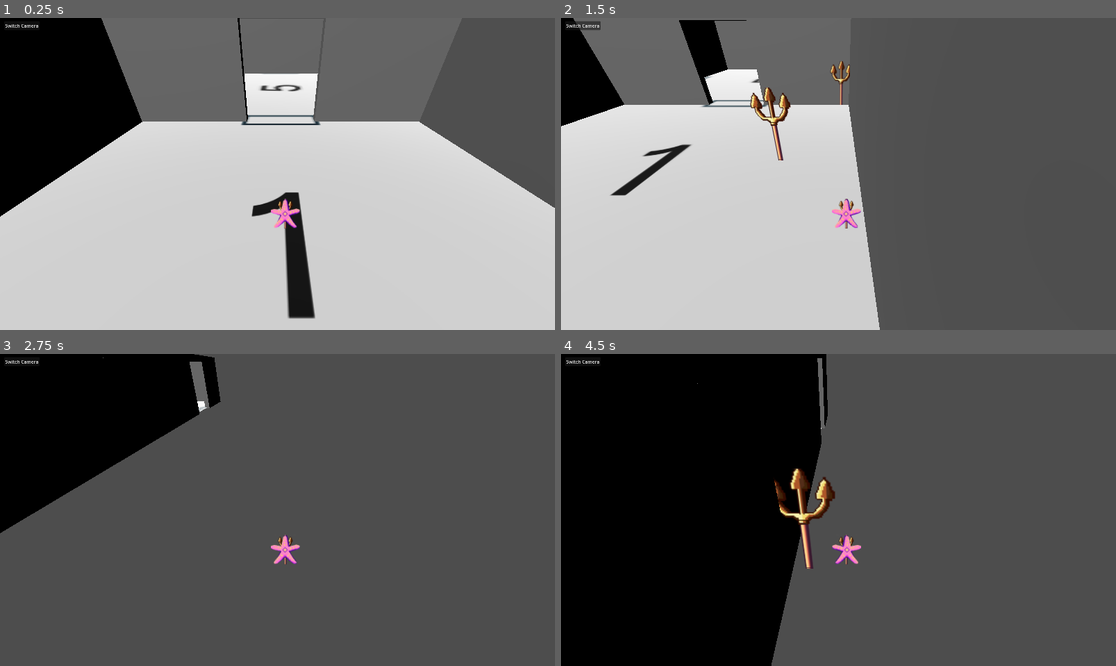
Above: before the commit, frames 1-4 (two rows, left to right).
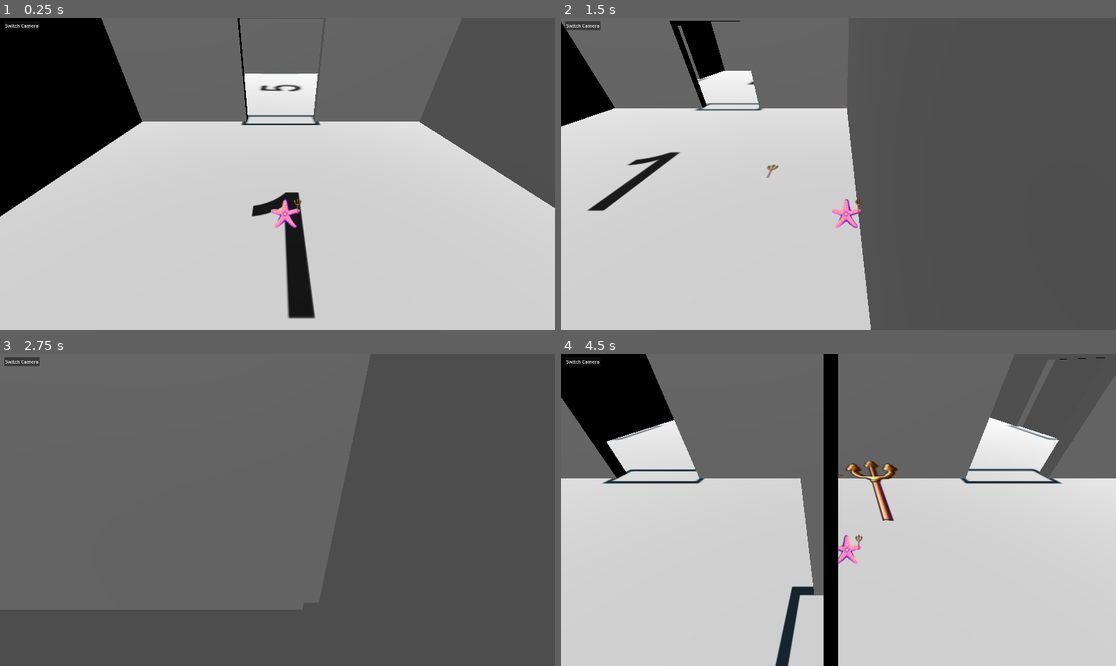
Above: after the commit, the same moments.

Repository: Team-C-623/koven_game
Game: Godot game, scene res://scenes/main3d.tscn
The game is run twice, just before and just after one commit, with the same random seed, the same clock (stepped at 60 frames per second) and the same inputs.
Inputs (mouse positions are in pixels of both pictures, inside the frame that each line leads up to):
- Up to frame 1 (0.25 s): no input
- Up to frame 2 (1.5 s): tap Enter at 0.5 s; move the mouse to (960, 158) at 0.52 s; hold D (right) 0.53-1.28 s; click (960, 158) at 0.67 s; move the mouse to (727, 189) at 1.27 s; hold S (down) from 1.28 s (still down); click (727, 189) at 1.42 s
- Up to frame 3 (2.75 s): move the mouse to (333, 441) at 2.02 s; release S (down) at 2.03 s; hold D (right) from 2.03 s (still down); click (333, 441) at 2.17 s
- Up to frame 4 (4.5 s): move the mouse to (810, 572) at 2.77 s; release D (right) at 2.78 s; hold W (up) 2.78-3.53 s; click (810, 572) at 2.92 s; move the mouse to (1005, 556) at 3.52 s; hold A (left) from 3.53 s (still down); click (1005, 556) at 3.67 s; move the mouse to (672, 463) at 4.27 s; click (672, 463) at 4.42 s

The runs differ from the first frame. In frame 1, less than 0.1% of the frame differs, in the area x 50-55%, y 57-68%; in frame 2, 3.9%; in frame 3, 15%; in frame 4, 77%, in the area x 0-100%, y 0-100%.

Commit message:
updated shooting

Diff:
--- a/scenes/player_3d.tscn
+++ b/scenes/player_3d.tscn
@@ -18,3 +18,4 @@
 texture = ExtResource("2_c7a2a")
 
 [node name="Wand" parent="." instance=ExtResource("3_re0oj")]
+transform = Transform3D(0.5, 0, 0, 0, 0.5, 0, 0, 0, 0.5, 0.41474, 0.254657, 0)
--- a/weapons/Flame.tscn
+++ b/weapons/Flame.tscn
@@ -8,6 +8,7 @@
 height = 1.01365
 
 [node name="Flame" type="CharacterBody3D"]
+transform = Transform3D(0.3, 0, 0, 0, 0.0024923, 0.29999, 0, -0.29999, 0.0024923, 0, 0, 0)
 script = ExtResource("1_bn3o8")
 
 [node name="flameicon" type="Sprite3D" parent="."]
--- a/weapons/wand.gd
+++ b/weapons/wand.gd
@@ -1,5 +1,6 @@
 extends Node3D
 
+@onready var wand: Node3D = $"."
 @onready var player_cam: Camera3D = $root/Main/Player/PlayerCam
 @onready var player: CharacterBody3D = $".."
 const FLAME = preload("res://weapons/Flame.tscn")
@@ -8,11 +9,6 @@
 func _ready() -> void:
 	# NEED THIS CODE FOR DEBUGGING THE PLAYER_CAM
 	player_cam = get_node_or_null("/root/Main/Player/PlayerCam")
-
-	if player_cam == null:
-		print("❌ PlayerCam still not found!")
-	else:
-		print("✅ PlayerCam found:", player_cam)
 
 
 # Getting the cursors position in the 3D space
@@ -39,7 +35,7 @@
 		get_tree().get_root().add_child(flame_instance)
 
 		# position of player and flame stay consistent
-		flame_instance.global_transform.origin = player.global_transform.origin
+		flame_instance.global_transform.origin = wand.global_transform.origin
 		var target_position = get_cursor_world_position()
 		var direction = (target_position - flame_instance.global_transform.origin).normalized()
 
